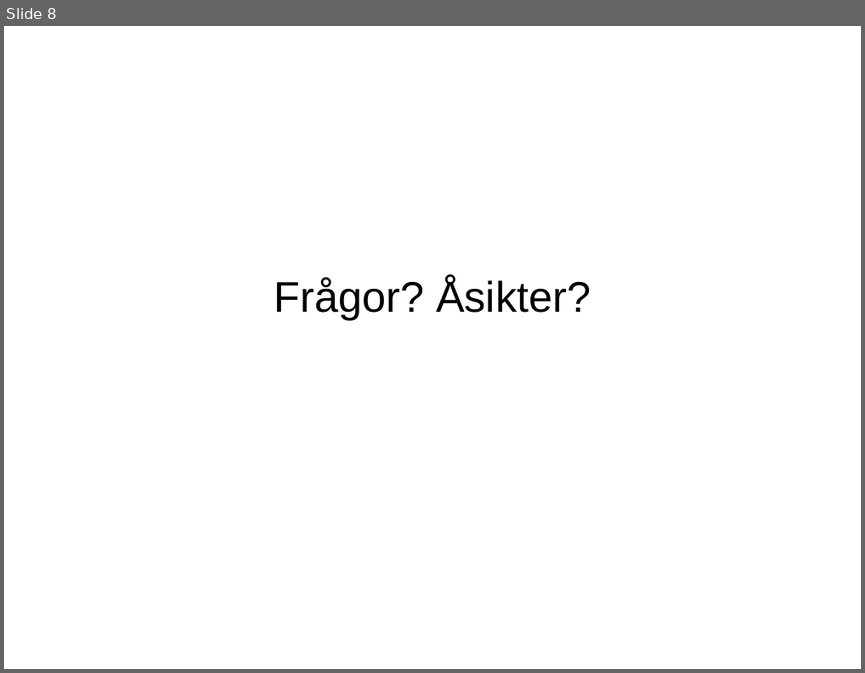
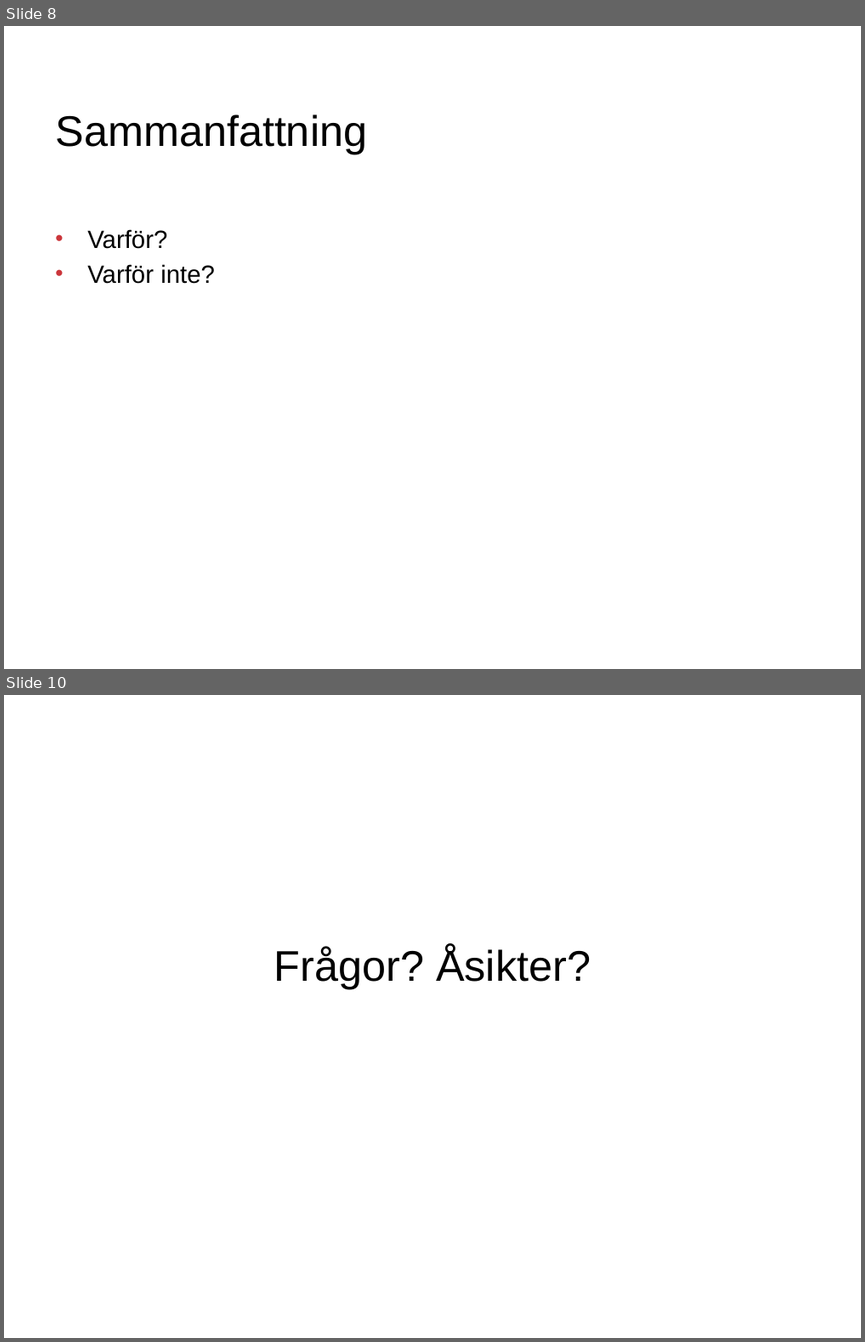
Before and after one commit to erikojebo/cs-examples, a slide deck: slides/studiecirkel_csharp_2.pptx. Shown one above the other, each under a label of ours: slide 8 before the commit, slides 8 and 10 after it; the slides between them are not shown. The pictures are 865x673 and 865x1342 pixels, drawn with LibreOffice and Linux fonts; fonts in the diff are those of the drawing; background and template pictures are left out. Boxes give left, top, right and bottom in pixels: in the first picture for what was removed or moved away, otherwise in the second. Text is boxed around its words. In the diff, an @@ line names an element or a change of style, - is before the commit and + after.

```diff
--- a/slides/studiecirkel_csharp_2.pptx
+++ b/slides/studiecirkel_csharp_2.pptx
@@ slide 8 added at bbox=[4, 26, 861, 669], background #FFFFFF @@
@@ title added at bbox=[55, 114, 367, 154], 36 pt, text #000000 @@
+Sammanfattning
@@ text added at bbox=[87, 229, 215, 284], 21 pt, text #000000 @@
+• Varför?
+• Varför inte?
@@ what was slide 8 is now slide 10 @@
```
Also in this commit, not shown: 1 slide changed, 1 other slide added, 28 other files.
